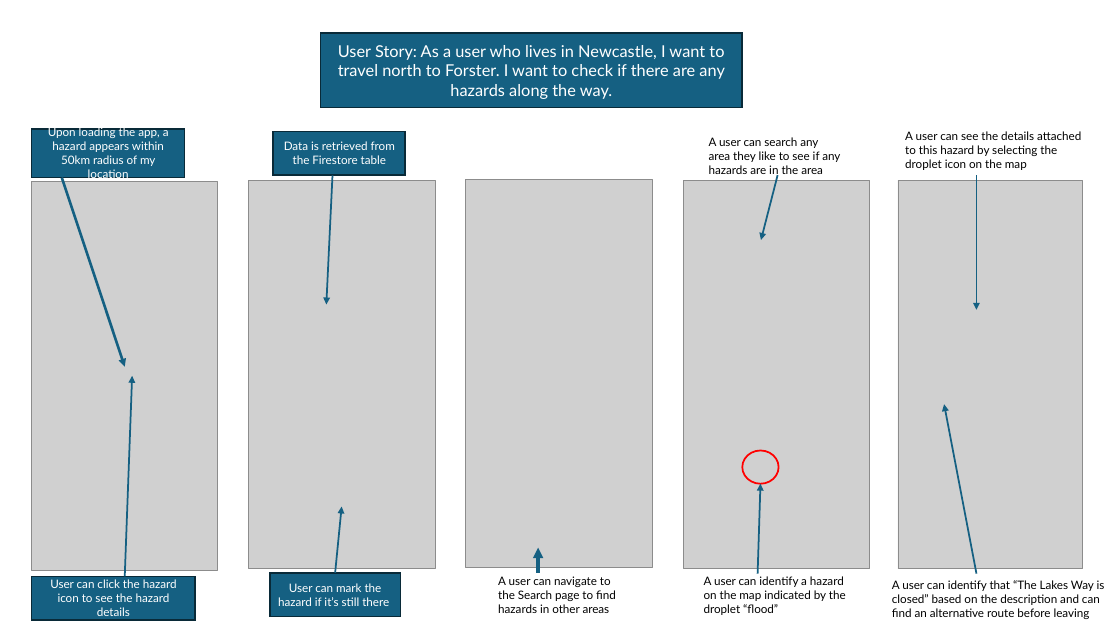
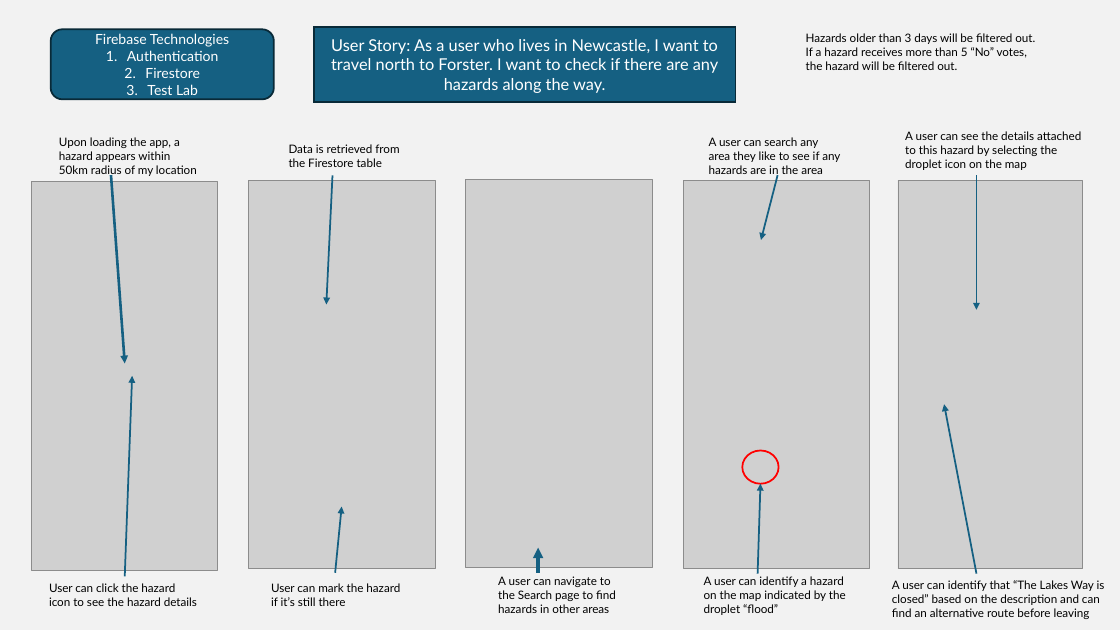
Before and after one commit to lukeagardiner/2025-mad-disaster-map, a slide deck: slide 2 of LgFiles/Phase 3/Assessment 3 powerpoint.pptx. Drawn at 1120x630 pixels with LibreOffice and Linux fonts; fonts in the diff are those of the drawing; grey boxes stand for pictures. Boxes give left, top, right and bottom in pixels: in the first picture for what was removed or moved away, otherwise in the second. Text is boxed around its words. In the diff, an @@ line names an element or a change of style, - is before the commit and + after.

```diff
--- a/LgFiles/Phase 3/Assessment 3 powerpoint.pptx
+++ b/LgFiles/Phase 3/Assessment 3 powerpoint.pptx
@@ background #FFFFFF to #F2F2F2 @@
@@ rounded rectangle added at [50, 29, 274, 99], fill #156082, outline #092A39 1.5 pt, 12 pt, text #FFFFFF @@
+Firebase Technologies
+1. Authentication
+2. Firestore
+3. Test Lab
@@ rectangle "User Story: As a user ...": place and size @@
-rectangle "User Story: As a user ..." at [321, 33, 743, 108]
+rectangle "User Story: As a user ..." at [314, 27, 736, 102]
@@ text added at [806, 33, 1035, 70], 10 pt, text #000000 @@
+Hazards older than 3 days will be filtered out. If a hazard receives more than 5 “No” votes, the hazard will be filtered out.
@@ text colour #FFFFFF to #000000; alignment centre to left; vertical alignment middle to top; fill #156082 to none; outline #092A39 1.5 pt to none in 4 elements at [49, 583, 197, 606], [289, 144, 399, 167], [271, 583, 400, 606], [59, 137, 197, 177] @@
@@ text "Upon loading the app, a ...": place and size @@
-text "Upon loading the app, a ..." at [32, 129, 185, 177]
+text "Upon loading the app, a ..." at [59, 137, 197, 177]
@@ text "Data is retrieved from the ...": place and size @@
-text "Data is retrieved from the ..." at [273, 131, 405, 175]
+text "Data is retrieved from the ..." at [289, 144, 399, 167]
@@ arrow moved from (62, 177) - (125, 366) to (111, 176) - (125, 364) @@
@@ text "User can click the hazard ...": place and size @@
-text "User can click the hazard ..." at [32, 576, 196, 620]
+text "User can click the hazard ..." at [49, 583, 197, 606]
@@ text "User can mark the hazard ...": place and size @@
-text "User can mark the hazard ..." at [270, 573, 401, 617]
+text "User can mark the hazard ..." at [271, 583, 400, 606]
```
Also in this commit, not shown: 1 other slide changed, 1 slide added.
